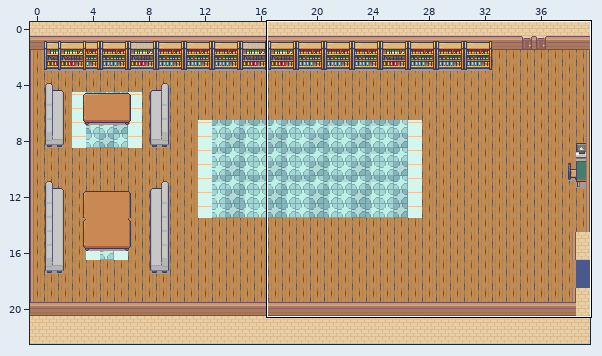
Two versions of a level (Tiled map, assets/tiles/house.tmx). The picture above shows the old version from afar; the outline marks the close-up.
Close-up. The starting point:
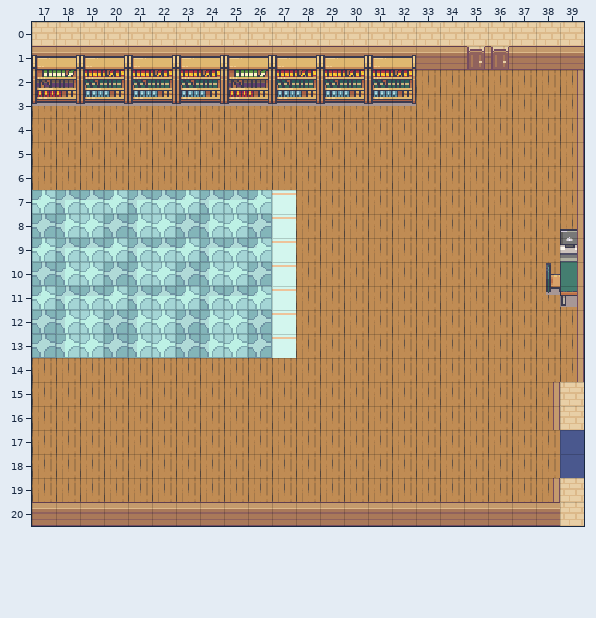
Cells are 16x16 px. Shown: x 17..39, y 0..20.
Once edited:
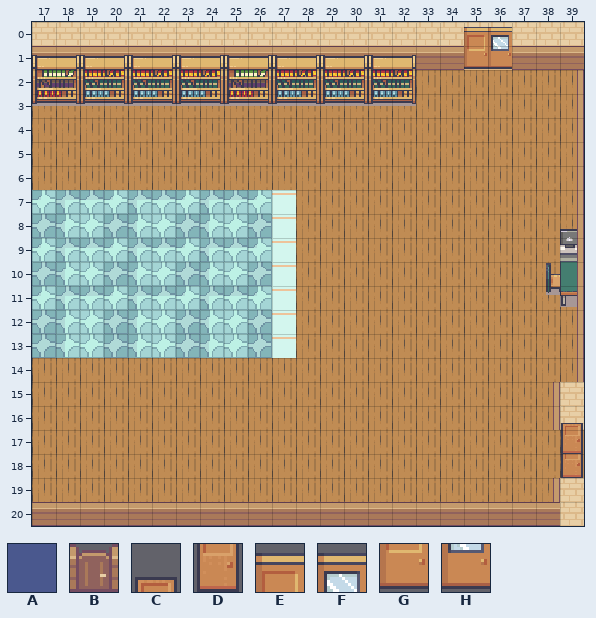
Key: from "Colours": A 127; from "house_walls": B 10; from "indoors_main": C 135, D 151, E 395, F 396, G 411, H 412.
_ is an empty cell, . an unchanged one.
From old to new:
--- layer "Tile Layer 2"
@@ x 35..36 @@
- 0 __
- 1 BB
+ 0 EF
+ 1 GH
--- layer "Tile Layer 3"
@@ x 39..39 @@
-16 _
-17 A
-18 A
+16 C
+17 D
+18 D
